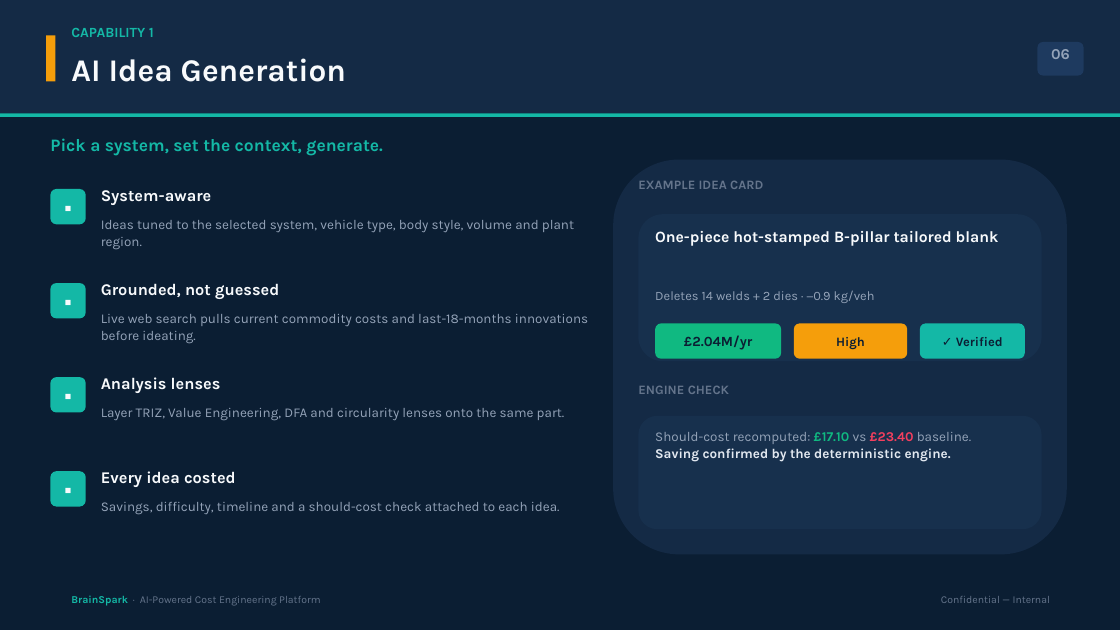
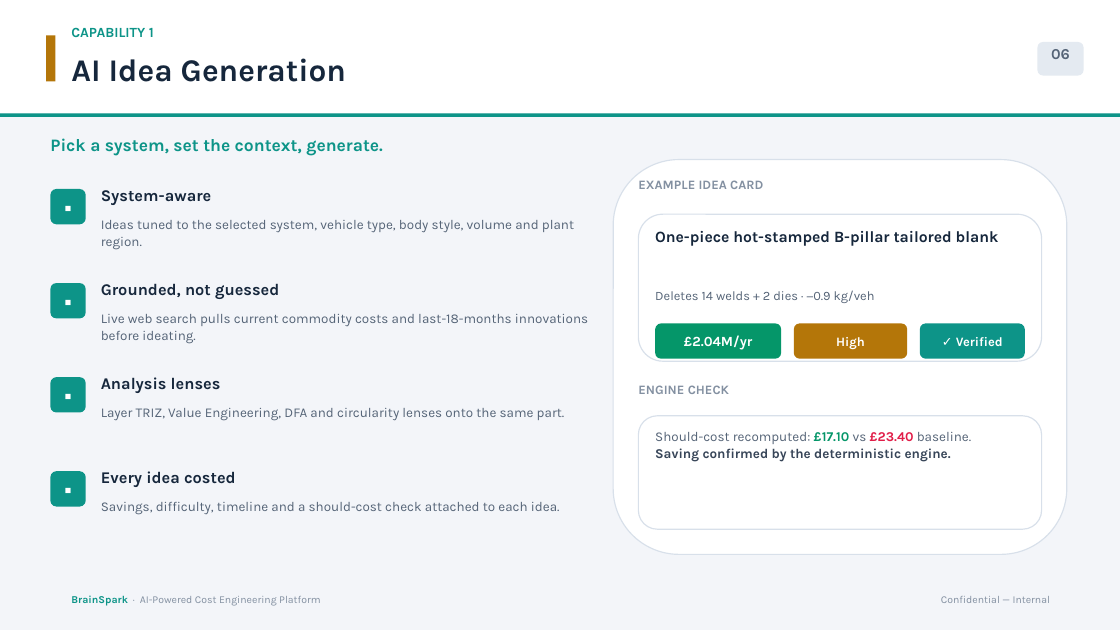
Before and after one commit to bhosaleavinash546/leamington-marathi, a slide deck: slide 6 of BrainSpark_Director_Presentation.pptx. Drawn at 1120x630 pixels with LibreOffice and Linux fonts; fonts in the diff are those of the drawing. Boxes give left, top, right and bottom in pixels: in the first picture for what was removed or moved away, otherwise in the second. Text is boxed around its words. In the diff, an @@ line names an element or a change of style, - is before the commit and + after.

```diff
--- a/BrainSpark_Director_Presentation.pptx
+++ b/BrainSpark_Director_Presentation.pptx
@@ background #0B1E33 to #F3F5F9 @@
@@ rectangle at <box>0,0,1120,113</box>: fill #142A45 to #FFFFFF @@
@@ text "CAPABILITY 1" at <box>71,27,154,37</box>: text colour #14B8A6 to #0D9488 @@
@@ rectangle at <box>46,35,55,82</box>: fill #F59E0B to #B47609 @@
@@ rounded rectangle at <box>1038,42,1084,76</box>: fill #1E3A5F to #E4EAF1 @@
@@ text "Pick a system, set the ..." at <box>50,138,383,156</box>: text colour #14B8A6 to #0D9488 @@
@@ rounded rectangle at <box>613,160,1067,555</box>: fill #142A45 to #FFFFFF; outline none to #D8E0EA 1 pt @@
@@ rounded rectangle at <box>639,214,1042,361</box>: fill #17304D to #FFFFFF; outline none to #D8E0EA 1 pt @@
@@ text colour #F8FAFC to #16273C in 6 elements at <box>71,58,346,82</box>, <box>101,190,212,205</box>, <box>101,283,279,299</box>, <box>101,377,221,393</box>, <box>101,471,236,487</box>, <box>655,231,999,246</box> @@
@@ text colour #94A3B8 to #556477 in 6 elements at <box>1051,49,1070,59</box>, <box>101,220,574,249</box>, <box>101,314,588,344</box>, <box>101,408,565,421</box>, <box>101,502,560,515</box>, <box>655,290,875,303</box> @@
@@ rounded rectangle at <box>655,323,781,359</box>: fill #10B981 to #059669 @@
@@ rounded rectangle at <box>794,323,907,359</box>: fill #F59E0B to #B47609 @@
@@ text colour #0B1E33 to #FFFFFF in 3 elements at <box>684,335,752,350</box>, <box>836,337,865,350</box>, <box>956,337,1003,346</box> @@
@@ fill #14B8A6 to #0D9488 in 6 elements at <box>0,113,1120,117</box>, <box>50,189,86,224</box>, <box>50,283,86,318</box>, <box>50,377,86,413</box>, <box>50,471,86,507</box>, <box>920,323,1025,359</box> @@
@@ text colour #64748B to #8390A1 in 3 elements at <box>941,596,1050,603</box>, <box>638,180,763,189</box>, <box>638,385,729,394</box> @@
@@ rounded rectangle at <box>639,416,1042,529</box>: fill #17304D to #FFFFFF; outline none to #D8E0EA 1 pt @@
@@ text "Should-cost recomputed: £17.10 vs £23.40 ..." at <box>655,432,971,462</box>: text colour #94A3B8 to #556477 in "Should-cost recomputed: vs baseline."; text colour #10B981 to #059669 in "£17.10"; text colour #F43F5E to #E11D48 in "£23.40"; text colour #E2E8F0 to #374558 in "Saving confirmed by the deterministic engine." @@
@@ text colour #F8FAFC to #FFFFFF in 4 elements at <box>50,189,86,224</box>, <box>50,283,86,318</box>, <box>50,377,86,413</box>, <box>50,471,86,507</box> @@
@@ text "BrainSpark · AI-Powered Cost Engineering ..." at <box>71,595,320,606</box>: text colour #14B8A6 to #0D9488 in "BrainSpark"; text colour #64748B to #8390A1 in "· AI-Powered Cost Engineering Platform" @@
```
Also in this commit, not shown: 17 other slides changed, 1 other file.
